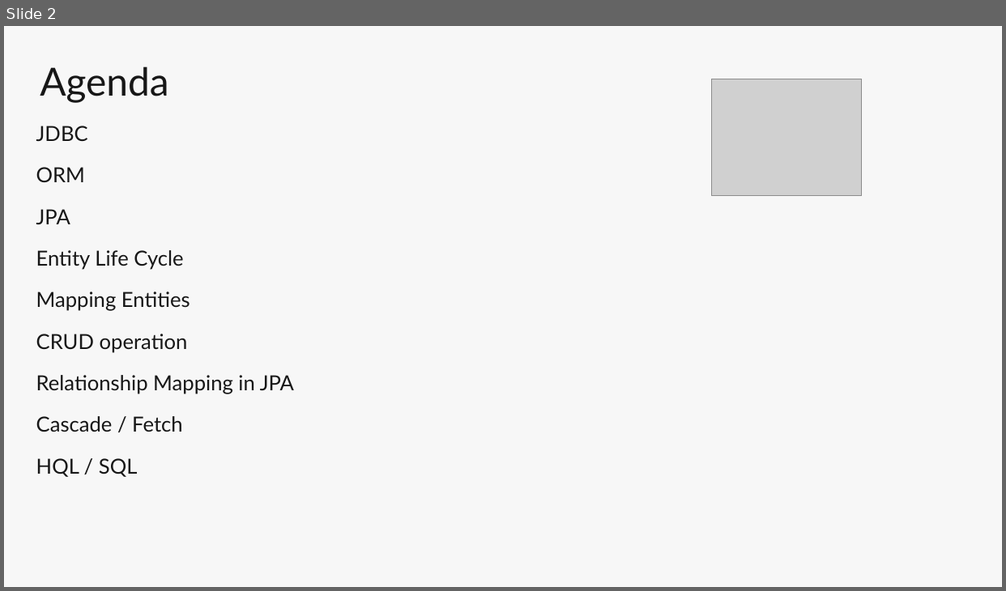
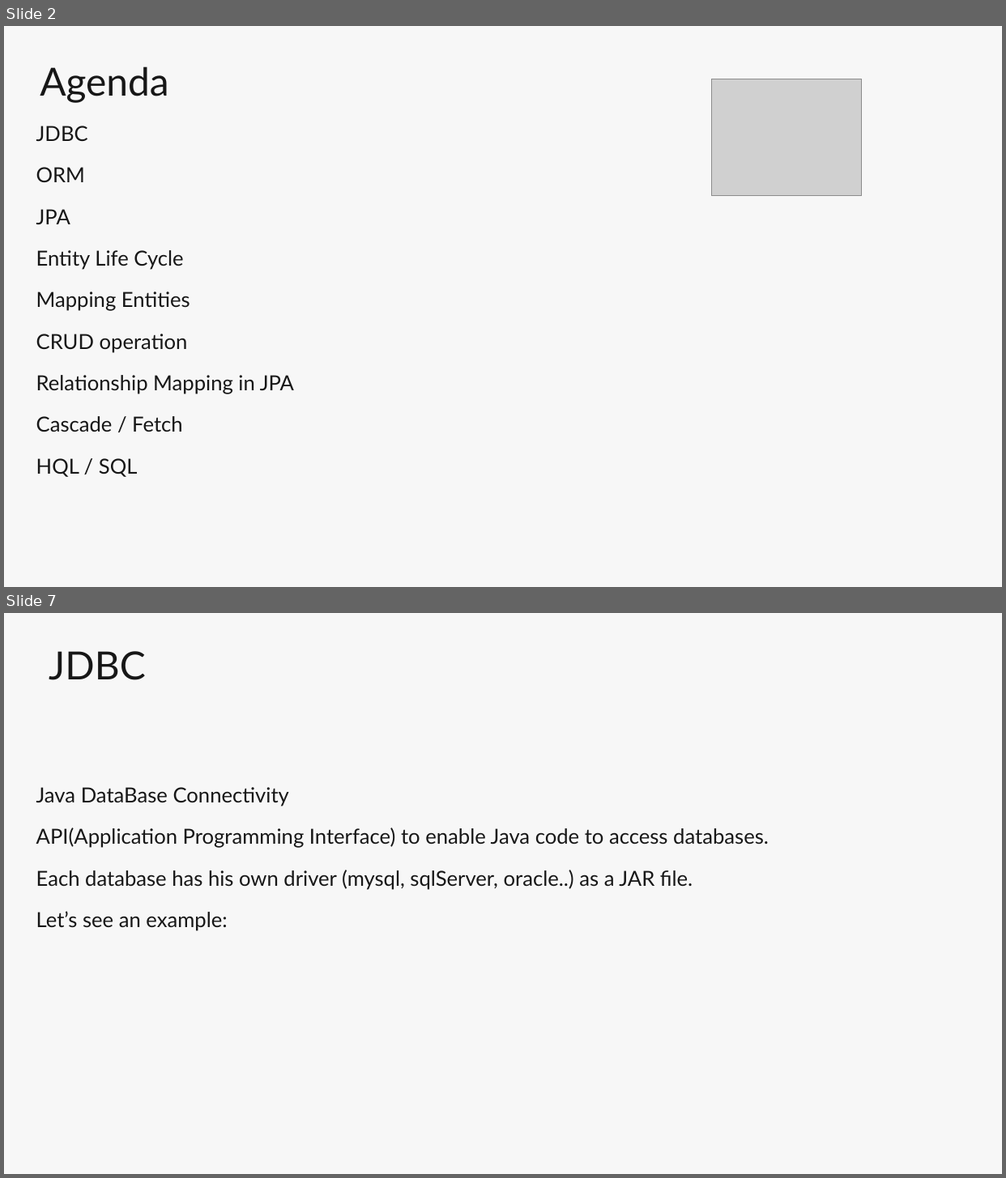
Before and after one commit to marcelsamaruga/hibernate-training, a slide deck: MC-Hibernate_V2.pptx. Shown one above the other, each under a label of ours: slide 2 before the commit, slides 2 and 7 after it; the slides between them are not shown. The pictures are 1006x591 and 1006x1178 pixels, drawn with LibreOffice and Linux fonts; fonts in the diff are those of the drawing; grey boxes stand for pictures; background and template pictures are left out. Boxes give left, top, right and bottom in pixels: in the first picture for what was removed or moved away, otherwise in the second. Text is boxed around its words. In the diff, an @@ line names an element or a change of style, - is before the commit and + after.

```diff
--- a/MC-Hibernate_V2.pptx
+++ b/MC-Hibernate_V2.pptx
@@ slide 7 added at [4, 613, 1002, 1174], background #F7F7F7 @@
@@ title added at [49, 651, 146, 680], 28 pt, text #171717 @@
+JDBC
@@ text added at [36, 787, 769, 931], 15 pt, text #171717 @@
+Java DataBase Connectivity
+API(Application Programming Interface) to enable Java code to access databases.
+Each database has his own driver (mysql, sqlServer, oracle..) as a JAR file.
+Let’s see an example:
```
Also in this commit, not shown: 18 other slides added.
